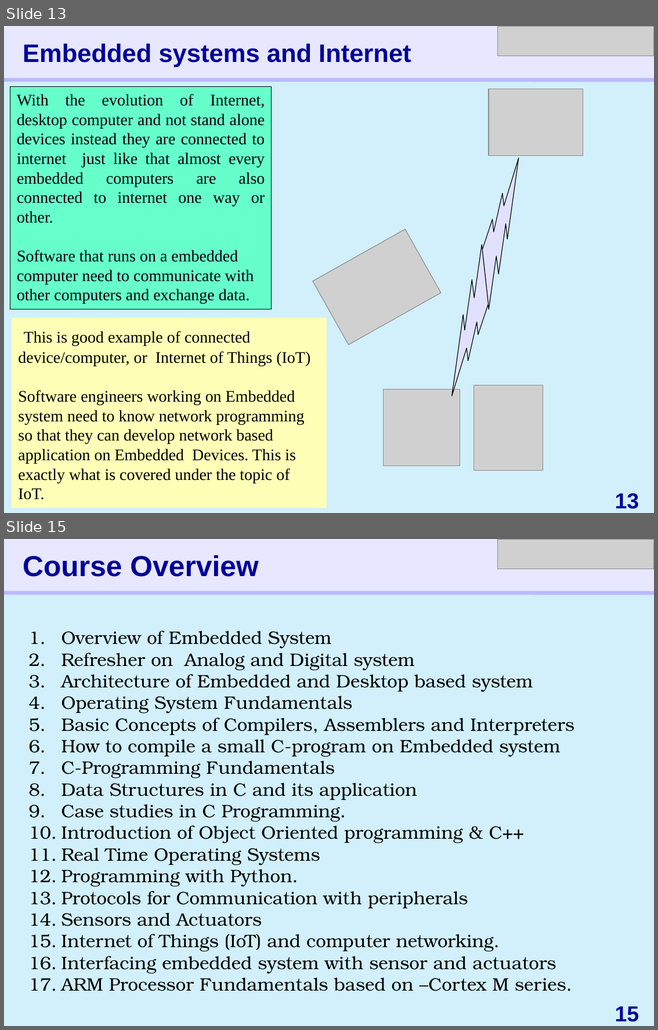
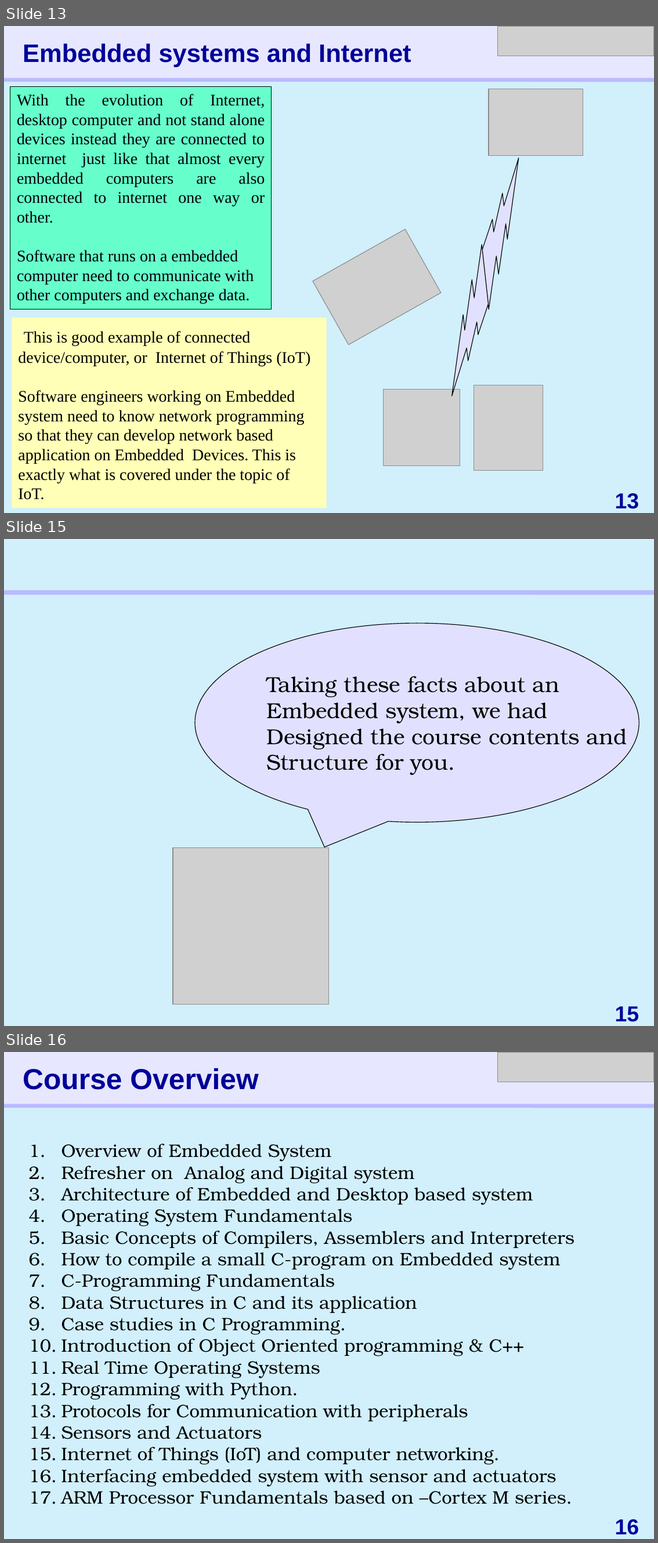
Before and after one commit to helloprash/C-Basics, a slide deck: VLSI_EMB_Training.pptx. Shown one above the other, each under a label of ours: slides 13 and 15 before the commit, slides 13, 15 and 16 after it; the slides between them are not shown. The pictures are 658x1030 and 658x1543 pixels, drawn with LibreOffice and Linux fonts; fonts in the diff are those of the drawing; grey boxes stand for pictures. Boxes give left, top, right and bottom in pixels: in the first picture for what was removed or moved away, otherwise in the second. Text is boxed around its words. In the diff, an @@ line names an element or a change of style, - is before the commit and + after.

```diff
--- a/VLSI_EMB_Training.pptx
+++ b/VLSI_EMB_Training.pptx
@@ slide 15 added at [4, 539, 654, 1026], background #00B0F0 at 18% opacity; not listed: 2 template elements that a slide beside it also shows @@
@@ speech bubble added at [195, 624, 639, 823], fill #E1E1FF, outline #000000 0.75 pt, 24 pt, text #000000 @@
+Taking these facts about an
+Embedded system, we had
+Designed the course contents and
+Structure for you.
@@ picture added at [173, 848, 329, 1004] @@
@@ what was slide 15 is now slide 16 @@
@@ page number at [615, 1519, 639, 1535]: text changed @@
-15
+16
```
Also in this commit, not shown: 2 slides changed.
